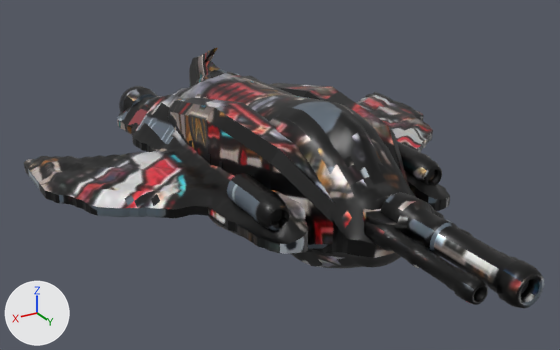
A saved change to the glTF model public/assets/ships/models/v1/gatlingElite.glb.
Before and after are seen from a camera (50 mm lens) standing at (173.0, 268.0, 140.0) and looking at (9.0, -6.0, 3.0). The axes (+X, +Y, +Z) are drawn at lower left. The lights are the same throughout. The older version comes first. Vertices at exactly the same position are counted once.

Names of what the first picture shows: 'gatlingElite'.
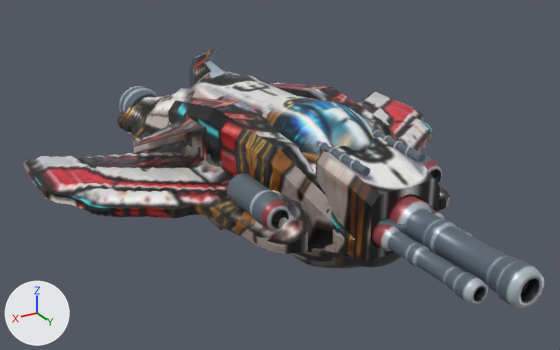
Boxes (x1, y1, x2, y2) around the edits, measured in the pictures (560 x 350 px):
part 1 of me_hull, added: after (372, 129, 425, 162)
part 2 of me_hull, added (blue): after (316, 141, 370, 176)
part 3 of me_hull, added: after (316, 130, 440, 261)
part 4 of me_hull, added (mostly hidden): after (134, 102, 362, 230)
part 5 of me_hull, surface changed: (24, 47, 544, 308) in both

The change, as a diff of the scene's bpy script:
```diff
--- a/public/assets/ships/models/v1/gatlingElite.glb.py
+++ b/public/assets/ships/models/v1/gatlingElite.glb.py
@@ me_hull @@
 # used by ob_gatlingelite; location = (0.0, 0.0, 0.0)
-me_hull.from_pydata(...)  # 9506 vertices, 19564 faces; spans x -104.0..103.0, y -131.0..130.0, z -34.0..44.0
+me_hull.from_pydata(...)  # 11332 vertices, 23152 faces; spans x -104.0..103.0, y -131.0..130.0, z -34.0..44.0
+# me_hull part 1: a new loose piece, a 16-sided cylinder along y spanning x -14.7..-11.3, y 30.0..62.0, z 28.3..31.7, in mat_original_livery (picture img_gatlingelite_original_paint)
+# me_hull part 2: a new loose piece, a 16-sided cylinder along y spanning x 11.3..14.7, y 30.0..62.0, z 28.3..31.7, in mat_original_livery (picture img_gatlingelite_original_paint)
+# me_hull part 3: 1334 vertices added at x -19.0..19.0, y 34.0..70.0, z -5.0..32.0
+# me_hull part 4: 348 vertices added at x -63.0..63.0, y -68.0..-20.0, z -31.0..27.0
+# me_hull part 5: 19563 kept faces spanning x -104.0..103.0, y -131.0..130.0, z -34.0..44.0 get new texture (UV) coordinates
+# other edits to the shape of me_hull do not show in these pictures
 me_hull.materials.append(mat_original_livery)
```
